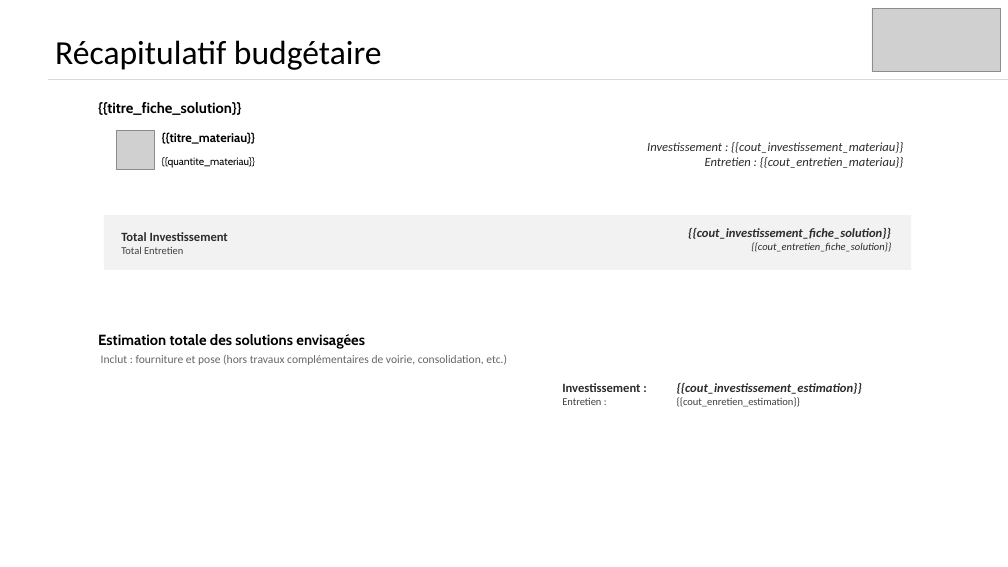
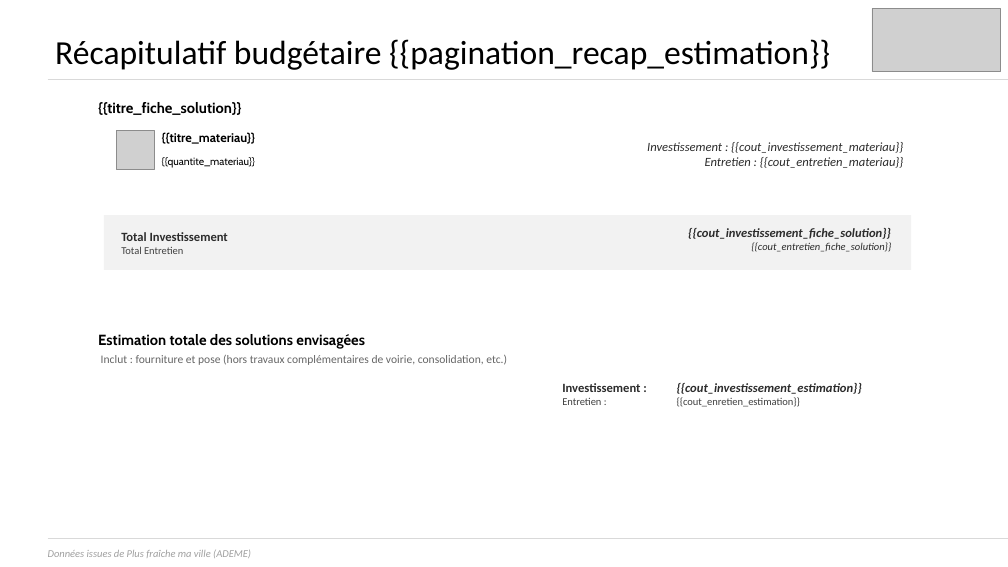
Before and after one commit to incubateur-ademe/plusfraichemaville-site, a slide deck: slide 6 of public/templates/template_synthese_projet.pptx. Drawn at 1008x567 pixels with LibreOffice and Linux fonts; fonts in the diff are those of the drawing; grey boxes stand for pictures. Boxes give left, top, right and bottom in pixels: in the first picture for what was removed or moved away, otherwise in the second. Text is boxed around its words. In the diff, an @@ line names an element or a change of style, - is before the commit and + after.

Commit message:
feat: Rajout de la pagination pour la récap budgétaire

```diff
--- a/public/templates/template_synthese_projet.pptx
+++ b/public/templates/template_synthese_projet.pptx
@@ text at [55, 39, 830, 70]: text changed @@
-Récapitulatif budgétaire
+Récapitulatif budgétaire {{pagination_recap_estimation}}
@@ line added from (48, 538) to (1008, 538), #D9D9D9 1.5 pt @@
@@ text added at [48, 550, 251, 558], 10 pt, text #A0A0A0, italic @@
+Données issues de Plus fraîche ma ville (ADEME)
```
Also in this commit, not shown: 1 other slide changed, 2 slides added, 2 slides removed, 2 other files.
